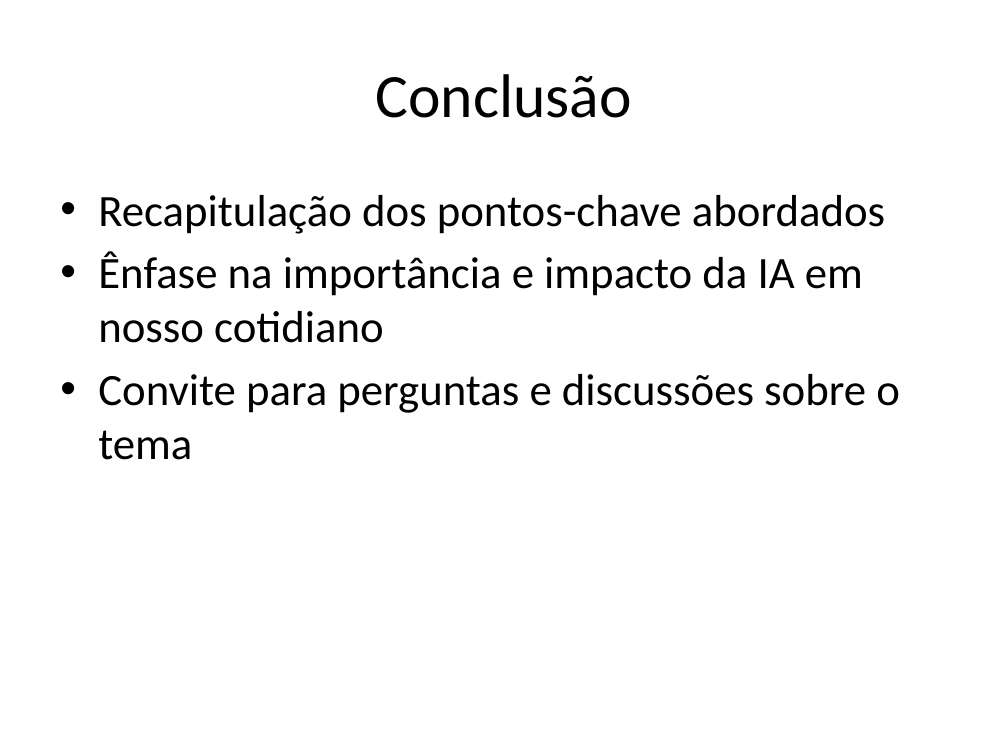
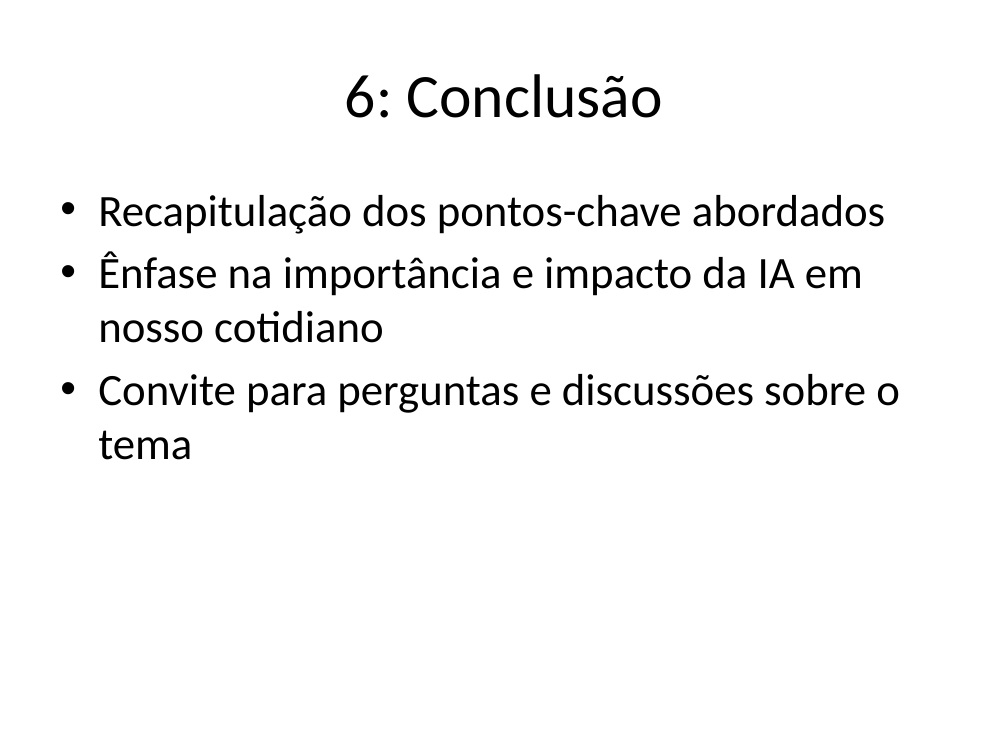
Before and after one commit to lcdlemos/EstagioNutes, a slide deck: slide 6 of Slides/auto_apresentacao.pptx. Drawn at 1008x756 pixels with LibreOffice and Linux fonts; fonts in the diff are those of the drawing. Boxes give left, top, right and bottom in pixels: in the first picture for what was removed or moved away, otherwise in the second. Text is boxed around its words. In the diff, an @@ line names an element or a change of style, - is before the commit and + after.

```diff
--- a/Slides/auto_apresentacao.pptx
+++ b/Slides/auto_apresentacao.pptx
@@ title at <box>345,74,662,118</box>: text changed @@
-Conclusão
+6: Conclusão
```
Also in this commit, not shown: 5 other slides changed, 13 other files.
